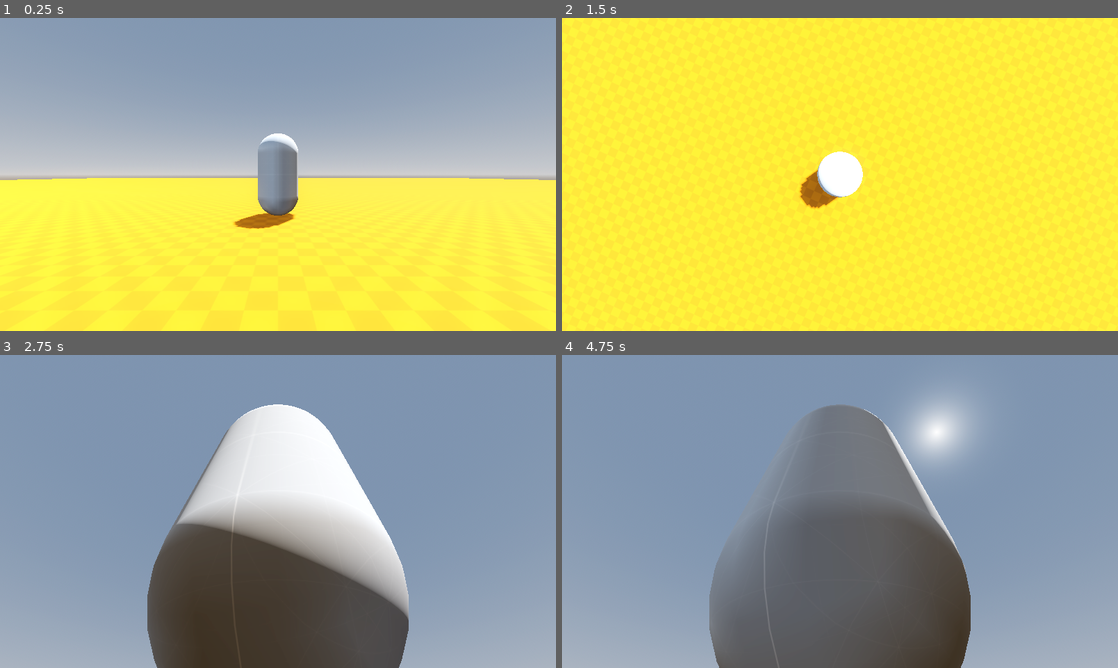
Above: before the commit, frames 1-4 (two rows, left to right).
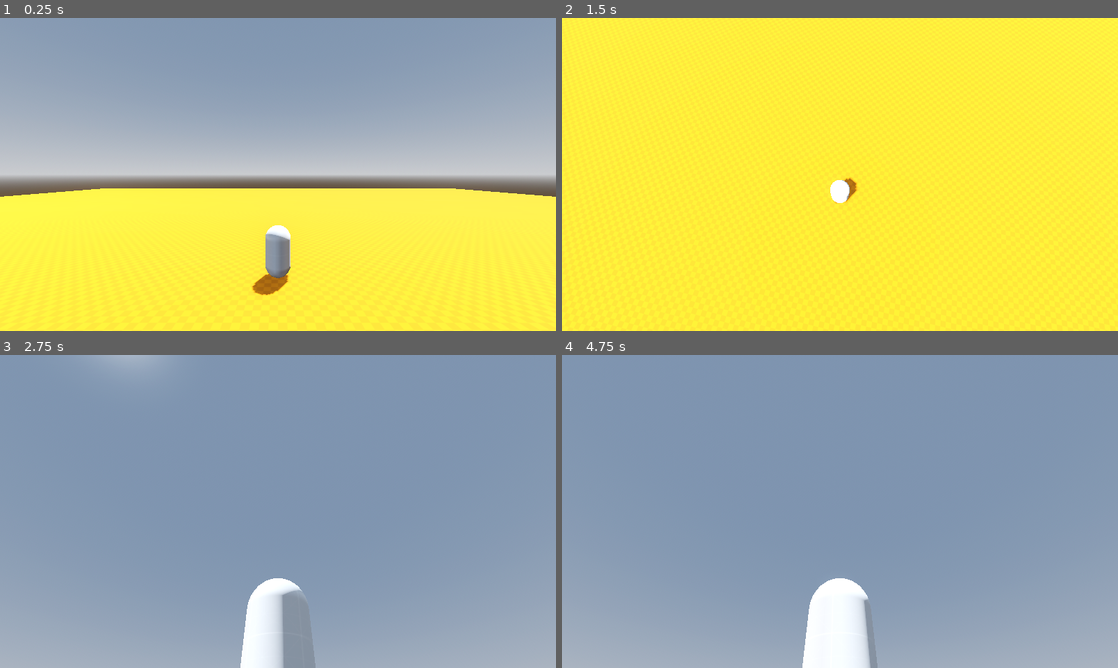
Above: after the commit, the same moments.

Repository: AgilMonkey/project-banyusari
Game: Godot game, scene res://world/main.tscn
The game is run twice, just before and just after one commit, with the same random seed, the same clock (stepped at 60 frames per second) and the same inputs.
Inputs (mouse positions are in pixels of both pictures, inside the frame that each line leads up to):
- Up to frame 1 (0.25 s): no input
- Up to frame 2 (1.5 s): tap Enter (ui_accept) at 0.5, 0.77, 1.25 s; move the mouse to (962, 158) at 0.52 s; hold D (move_right, bound only after the commit) 0.53-1.25 s; hold F 0.53-1.25 s; click (962, 158) at 0.67 s; drag from (728, 190) to (812, 237) at 1.27 s
- Up to frame 3 (2.75 s): tap Enter (ui_accept) at 2 s; move the mouse to (333, 442) at 2.02 s; hold D (move_right, bound only after the commit) from 2.03 s (still down); tap Space at 2.1 s; click (333, 442) at 2.17 s
- Up to frame 4 (4.75 s): release D (move_right, bound only after the commit) at 2.75 s; tap Enter (ui_accept) at 2.75, 3.5, 3.77, 4.25 s; drag from (812, 574) to (673, 464) at 2.77 s; move the mouse to (1006, 558) at 3.52 s; hold A (move_left, bound only after the commit) 3.53-4.25 s; tap U at 3.6 s; click (1006, 558) at 3.67 s; drag from (673, 464) to (756, 433) at 4.27 s

The runs differ from the first frame. In frame 1, 6.4% of the frame differs, in the area x 0-100%, y 36-89%; in frame 2, 1.3%; in frame 3, 30%; in frame 4, 31%, in the area x 26-75%, y 12-100%.

Commit message:
Changed some prop

Diff:
--- a/player/player.tscn
+++ b/player/player.tscn
@@ -24,13 +24,14 @@
 transform = Transform3D(1, 0, 0, 0, 1, 0, 0, 0, 1, 0, 0, -30)
 
 [node name="PhantomCamera3D" type="Node3D" parent="." node_paths=PackedStringArray("follow_target")]
-transform = Transform3D(0.999995, 0, 0, 0, 0.999999, 0, 0, 0, 0.999995, 0, 0, 4.99997)
+transform = Transform3D(0.999995, 0, 0, 0, 0.999999, 0, 0, 0, 0.999995, 0, 3, 7.99996)
 script = ExtResource("3_yw30f")
 follow_mode = 6
 follow_target = NodePath("..")
 tween_on_load = false
-follow_distance = 5.0
-spring_length = 5.0
+follow_offset = Vector3(0, 3, 0)
+follow_distance = 8.0
+spring_length = 8.0
 metadata/_custom_type_script = "uid://pq1j7fjytppm"
 
 [node name="ThirdPersonPhantomCameraControl" type="Node" parent="PhantomCamera3D"]
--- a/player/third_person_movement_rigidbody.gd
+++ b/player/third_person_movement_rigidbody.gd
@@ -12,6 +12,7 @@
 	input_dir.z = Input.get_axis("move_forward", "move_backward")
 	input_dir.x = Input.get_axis("move_left", "move_right")
 	input_dir = input_dir.normalized()
+	print(input_dir)
 
 
 func _process(delta: float) -> void:
--- a/player/third_person_phantom_camera_control.gd
+++ b/player/third_person_phantom_camera_control.gd
@@ -1,7 +1,7 @@
 extends Node
 
 
-var mouse_sensitivity: float = 2.0
+var mouse_sensitivity: float = 1.0
 
 var min_yaw: float = 0
 var max_yaw: float = 360
--- a/project.godot
+++ b/project.godot
@@ -43,11 +43,13 @@
 }
 move_left={
 "deadzone": 0.2,
-"events": []
+"events": [Object(InputEventKey,"resource_local_to_scene":false,"resource_name":"","device":-1,"window_id":0,"alt_pressed":false,"shift_pressed":false,"ctrl_pressed":false,"meta_pressed":false,"pressed":false,"keycode":0,"physical_keycode":65,"key_label":0,"unicode":97,"location":0,"echo":false,"script":null)
+]
 }
 move_right={
 "deadzone": 0.2,
-"events": []
+"events": [Object(InputEventKey,"resource_local_to_scene":false,"resource_name":"","device":-1,"window_id":0,"alt_pressed":false,"shift_pressed":false,"ctrl_pressed":false,"meta_pressed":false,"pressed":false,"keycode":0,"physical_keycode":68,"key_label":0,"unicode":100,"location":0,"echo":false,"script":null)
+]
 }
 
 [physics]
